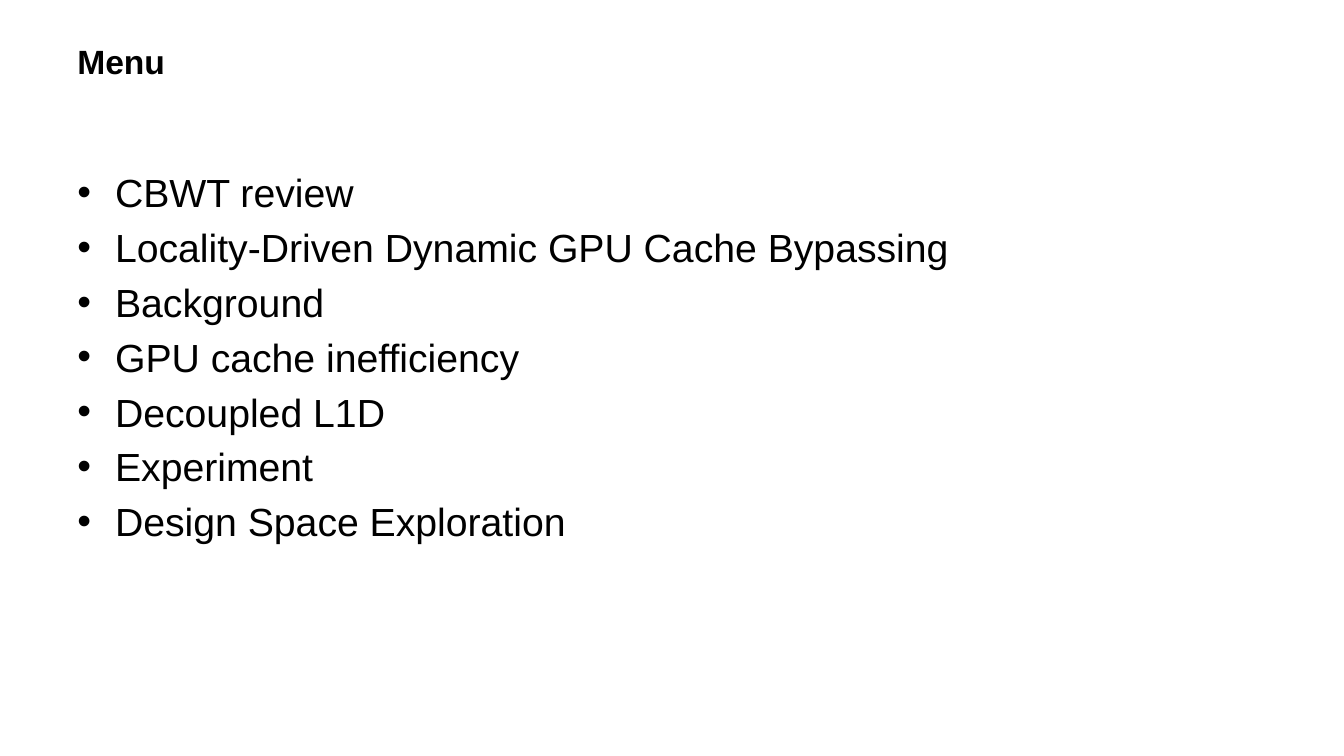
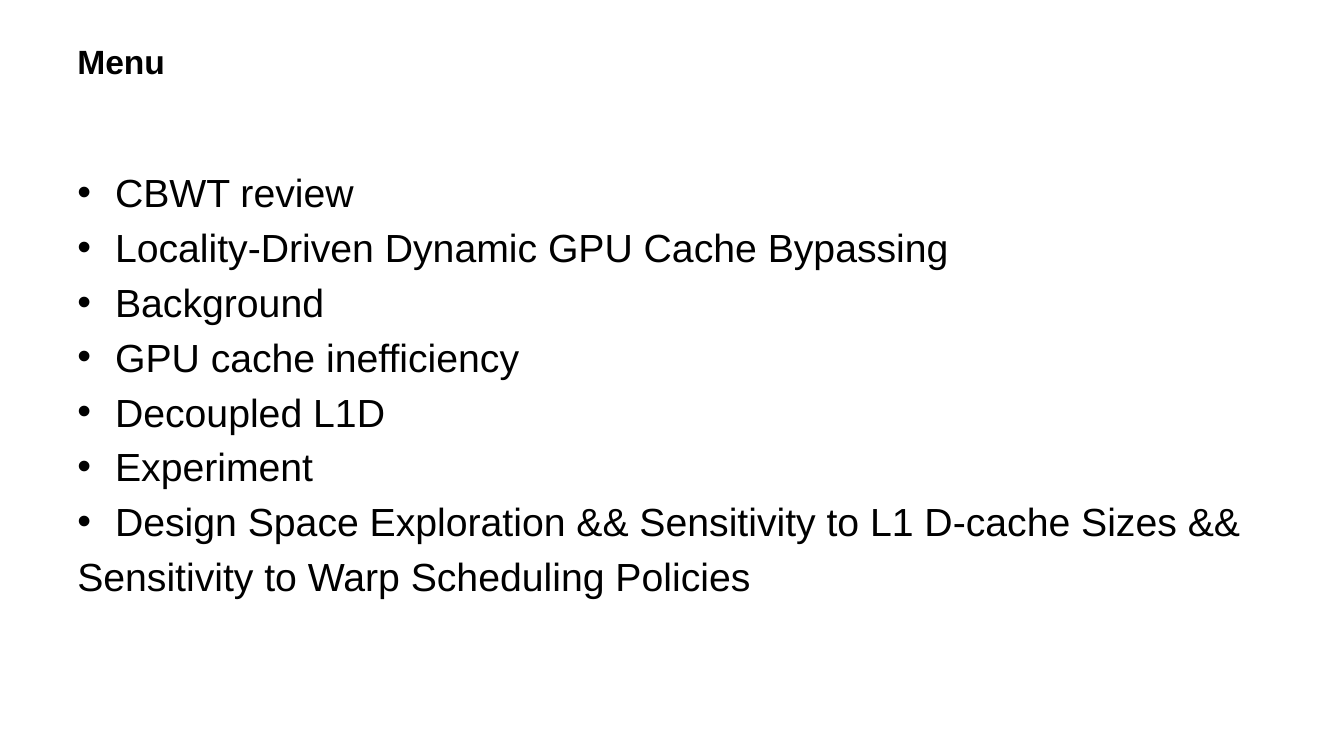
Before and after one commit to LitLeo/HPC-IP-Report, a slide deck: slide 2 of graduate_1_1/2015-11-17_Locality-Driven Dynamic GPU Cache Bypassing/Locality-Driven Dynamic GPU Cache Bypassing.pptx. Drawn at 1344x756 pixels with LibreOffice and Linux fonts; fonts in the diff are those of the drawing; background and template pictures are left out. Boxes give left, top, right and bottom in pixels: in the first picture for what was removed or moved away, otherwise in the second. Text is boxed around its words. In the diff, an @@ line names an element or a change of style, - is before the commit and + after.

```diff
--- a/graduate_1_1/2015-11-17_Locality-Driven Dynamic GPU Cache Bypassing/Locality-Driven Dynamic GPU Cache Bypassing.pptx
+++ b/graduate_1_1/2015-11-17_Locality-Driven Dynamic GPU Cache Bypassing/Locality-Driven Dynamic GPU Cache Bypassing.pptx
@@ text at [77, 507, 1177, 599]: text changed @@
-• Design Space Exploration
+• Design Space Exploration && Sensitivity to L1 D-cache Sizes &&
+Sensitivity to Warp Scheduling Policies
```
Also in this commit, not shown: 14 other slides changed, 3 slides added, 3 slides removed.
